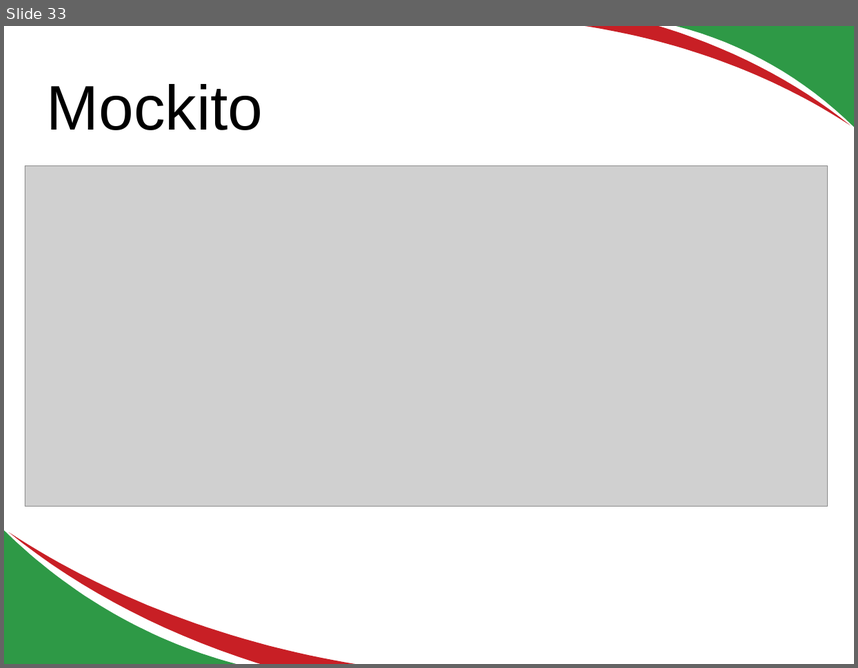
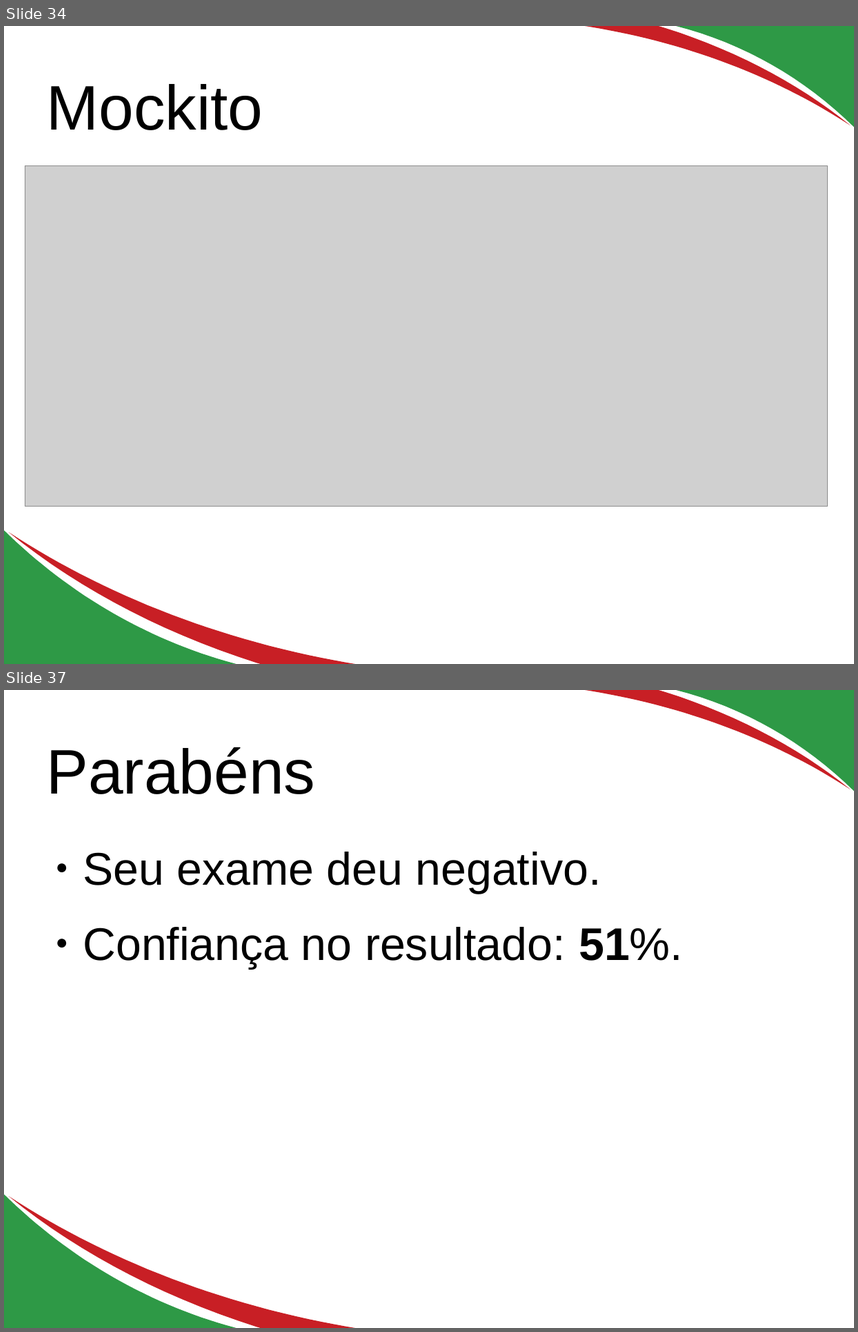
Before and after one commit to edusantana/testes-em-java-parte1, a slide deck: docs/Testes em java.odp. Shown one above the other, each under a label of ours: slide 33 before the commit, slides 34 and 37 after it; the slides between them are not shown. The pictures are 858x668 and 858x1332 pixels, drawn with LibreOffice and Linux fonts; fonts in the diff are those of the drawing; grey boxes stand for pictures. Boxes give left, top, right and bottom in pixels: in the first picture for what was removed or moved away, otherwise in the second. Text is boxed around its words. In the diff, an @@ line names an element or a change of style, - is before the commit and + after.

```diff
--- a/docs/Testes em java.odp
+++ b/docs/Testes em java.odp
@@ slide 37 added at (4, 690, 854, 1328), background #FFFFFF; not listed: 4 template elements that a slide beside it also shows @@
@@ title added at (47, 747, 316, 794), 58.7 pt, text #000000 @@
+Parabéns
@@ text added at (83, 851, 683, 968), 42.7 pt, text #000000 @@
+● Seu exame deu negativo.
+● Confiança no resultado: 51%.
@@ what was slide 33 is now slide 34 @@
```
Also in this commit, not shown: 3 slides changed, 10 other slides added, 1 slide removed, 3 other files.
